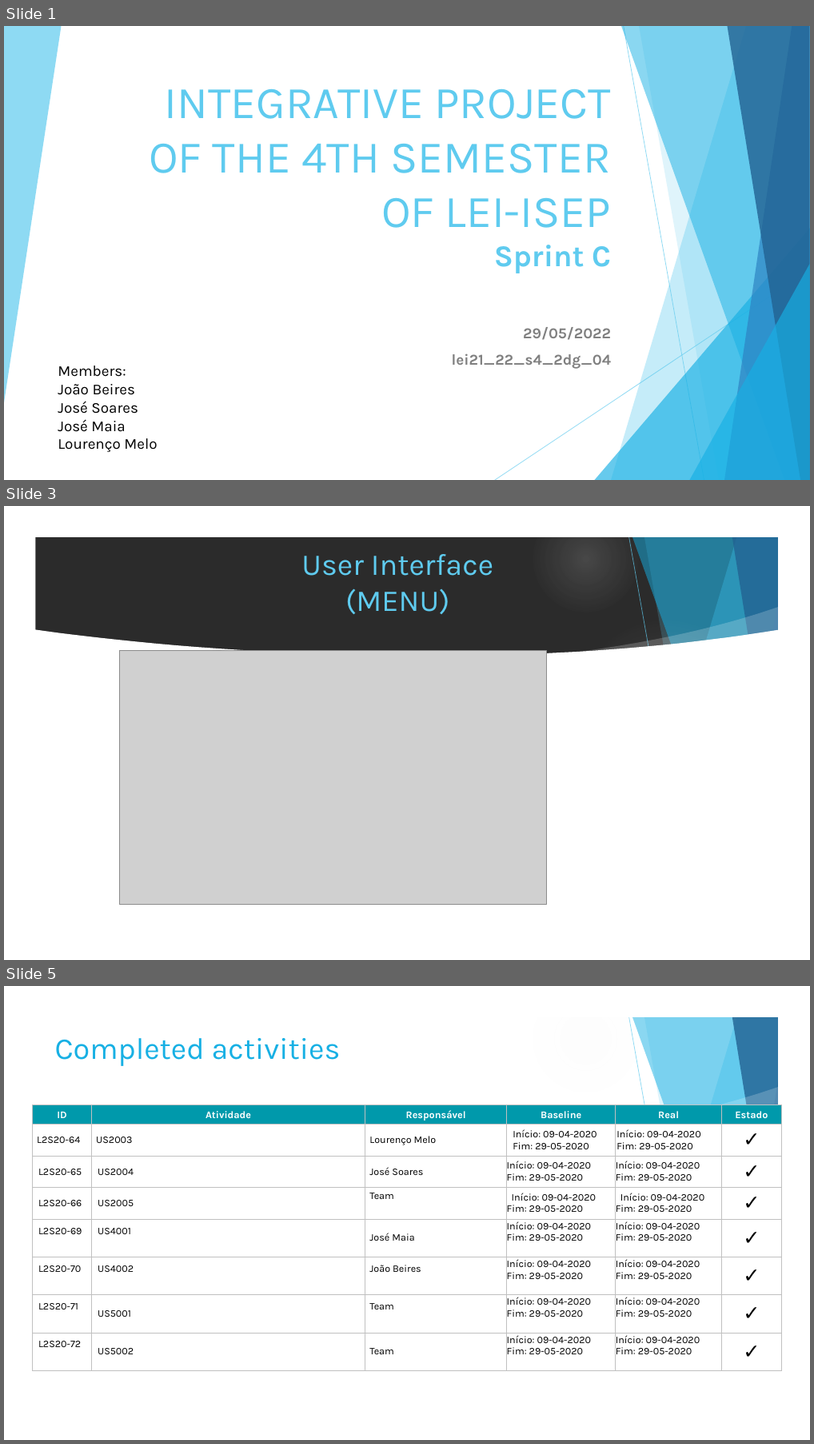
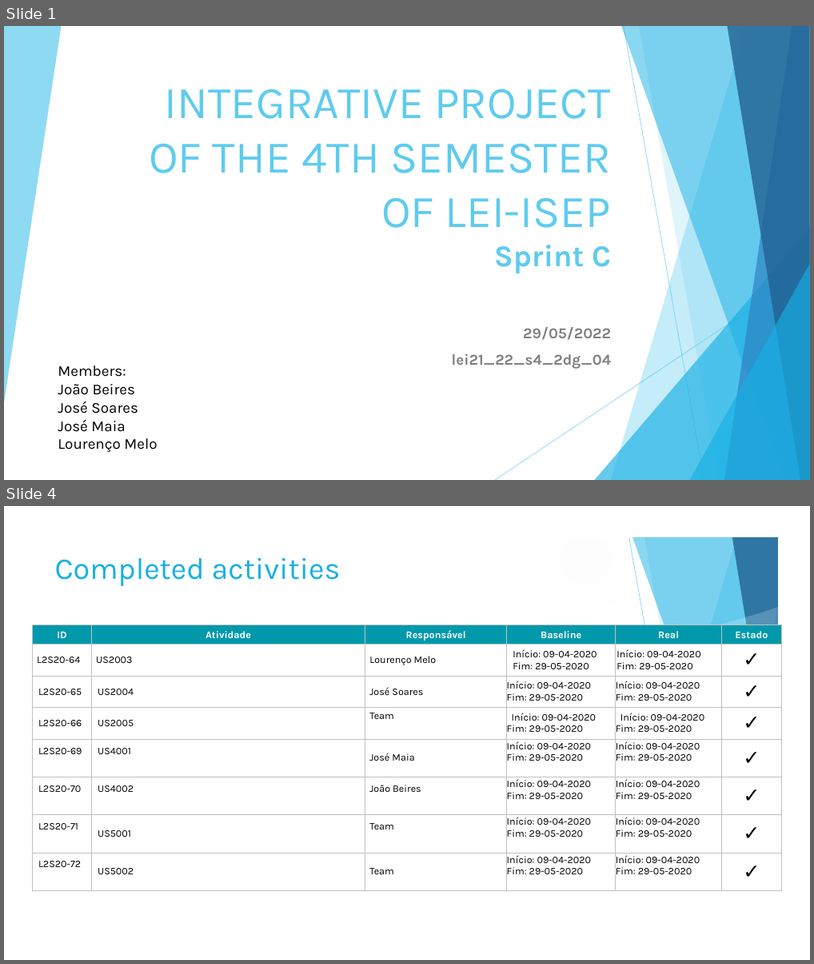
Before and after one commit to LourencoMelo/ISEP-EAPLI, a slide deck: eapli.base/docs/PDS_do_Projeto_SPRINT_C.pptx. Shown one above the other, each under a label of ours: slides 1, 3 and 5 before the commit, slides 1 and 4 after it; the slides between them are not shown. The pictures are 814x1444 and 814x964 pixels, drawn with LibreOffice and Linux fonts; fonts in the diff are those of the drawing; grey boxes stand for pictures; background and template pictures are left out; a plain dark background stands for a picture behind light text. Boxes give left, top, right and bottom in pixels: in the first picture for what was removed or moved away, otherwise in the second. Text is boxed around its words. In the diff, an @@ line names an element or a change of style, - is before the commit and + after.

```diff
--- a/eapli.base/docs/PDS_do_Projeto_SPRINT_C.pptx
+++ b/eapli.base/docs/PDS_do_Projeto_SPRINT_C.pptx
@@ slide 3 removed at (4, 506, 810, 960), background picture (left out); not listed: 18 template elements that a slide beside it also shows @@
@@ title removed at (302, 554, 494, 614) @@
-User Interface
-(MENU)
@@ picture removed at (120, 651, 546, 904) @@
@@ what was slide 5 is now slide 4 @@
```
Also in this commit, not shown: 3 slides changed, 3 slides added, 1 other slide removed, 6 other files.
